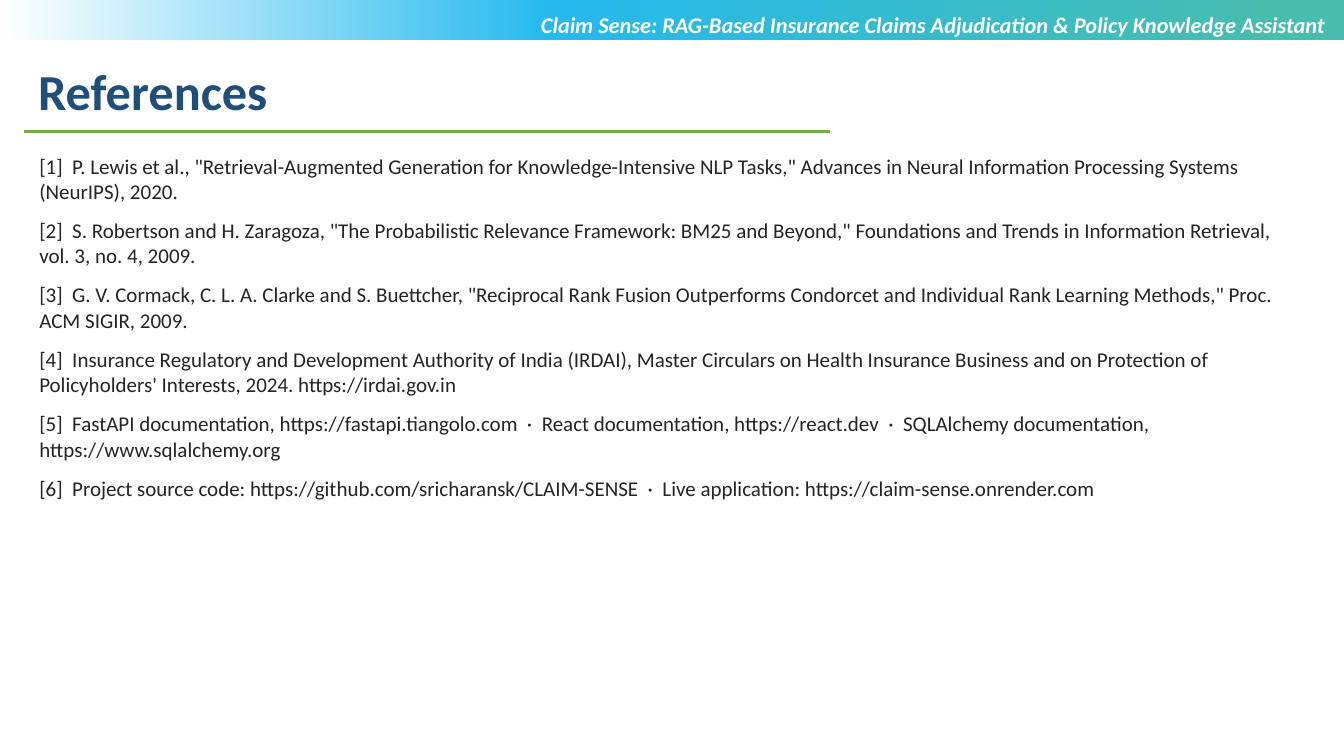
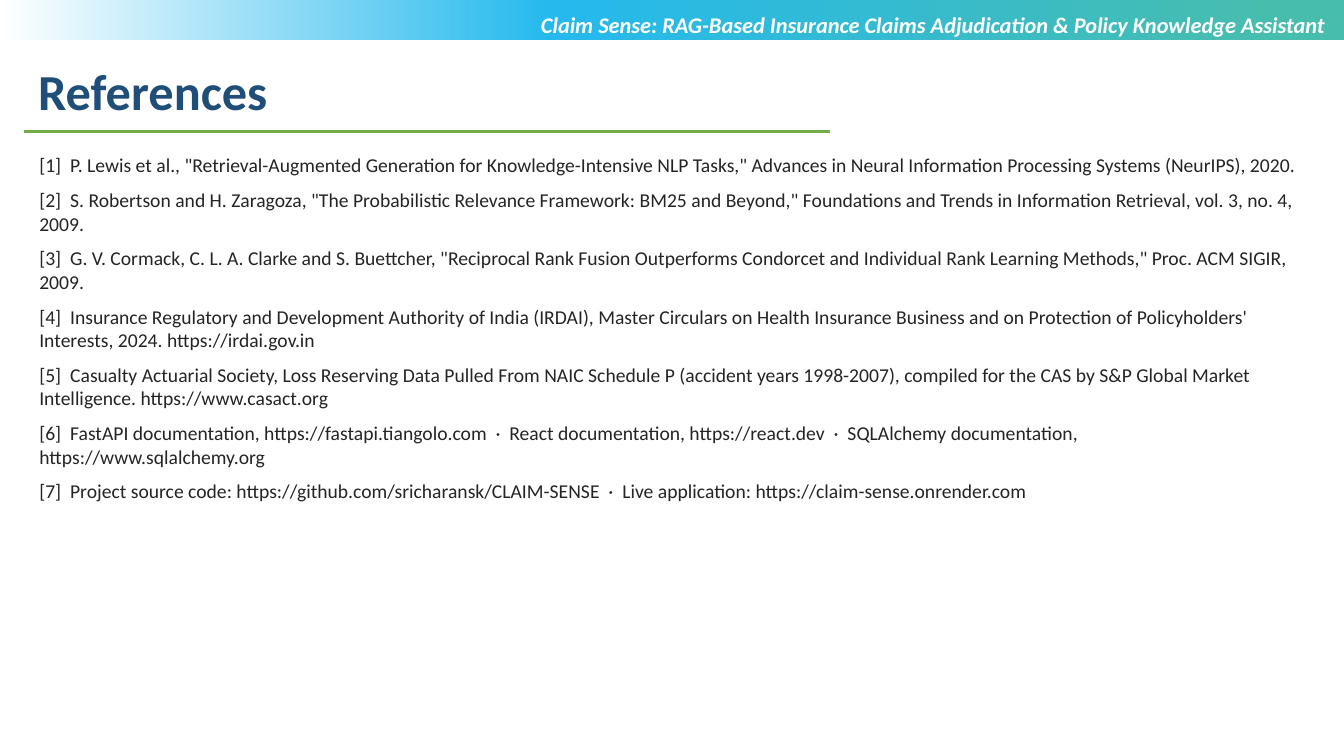
Before and after one commit to sricharansk/CLAIM-SENSE, a slide deck: slide 16 of docs/presentation/Claim_Sense_Review_III_SK_Sricharan.pptx. Drawn at 1344x756 pixels with LibreOffice and Linux fonts; fonts in the diff are those of the drawing; background and template pictures are left out. Boxes give left, top, right and bottom in pixels: in the first picture for what was removed or moved away, otherwise in the second. Text is boxed around its words. In the diff, an @@ line names an element or a change of style, - is before the commit and + after.

```diff
--- a/docs/presentation/Claim_Sense_Review_III_SK_Sricharan.pptx
+++ b/docs/presentation/Claim_Sense_Review_III_SK_Sricharan.pptx
@@ text at [39, 158, 1295, 351]: size 15 to 14 pt in "[1] P. Lewis et al., "Retrieval-Augmented Generation ...", "[2] S. Robertson and H. Zaragoza, "The ...", "[3] G. V. Cormack, C. L. A. ...", "[4] Insurance Regulatory and Development Authority of ..."; less space between paragraphs @@
@@ text at [39, 368, 1250, 502]: text changed; size 15 to 14 pt @@
-[5] FastAPI documentation, https://fastapi.tiangolo.com · React documentation, https://react.dev · SQLAlchemy documentation, https://www.sqlalchemy.org
-[6] Project source code: https://github.com/sricharansk/CLAIM-SENSE · Live application: https://claim-sense.onrender.com
+[5] Casualty Actuarial Society, Loss Reserving Data Pulled From NAIC Schedule P (accident years 1998-2007), compiled for the CAS by S&P Global Market Intelligence. https://www.casact.org
+[6] FastAPI documentation, https://fastapi.tiangolo.com · React documentation, https://react.dev · SQLAlchemy documentation, https://www.sqlalchemy.org
+[7] Project source code: https://github.com/sricharansk/CLAIM-SENSE · Live application: https://claim-sense.onrender.com
```
Also in this commit, not shown: 9 other slides changed, 39 other files.
